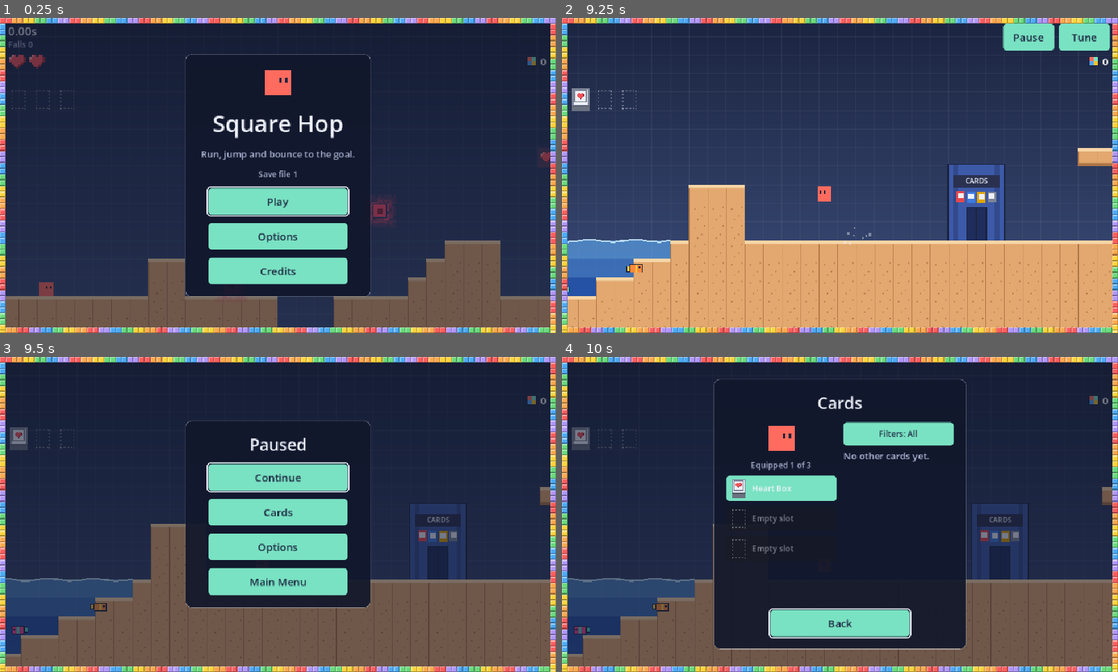
Above: before the commit, frames 1-4 (two rows, left to right).
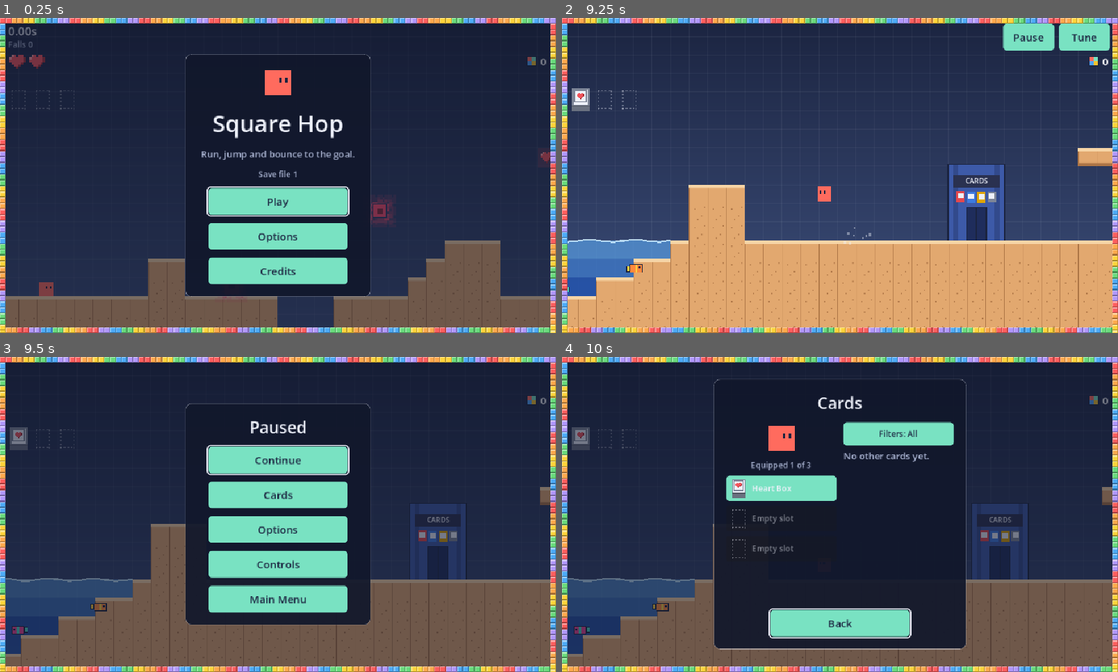
Above: after the commit, the same moments.

Repository: Wut-Lab/Gdtest
Game: Godot game, scene res://scenes/main.tscn
The game is run twice, just before and just after one commit, with the same random seed, the same clock (stepped at 60 frames per second) and the same inputs.
Inputs (mouse positions are in pixels of both pictures, inside the frame that each line leads up to):
- Up to frame 1 (0.25 s): no input
- Up to frame 2 (9.25 s): click "Play" at 0.5 s; click "Back" at 1.25 s; click "Play" at 2 s; click "File 1 · Current New game" at 2.75 s; click (578, 99) at 3.52 s; click (606, 99) at 4.27 s; click (628, 99) at 5.02 s; move the mouse to (962, 159) at 5.77 s; hold D (move_right) 5.78-6.5 s; tap E at 5.85 s; click (962, 159) at 5.92 s; tap W (jump) at 6.02, 6.32, 9.02 s; drag from (728, 191) to (1023, 229) at 6.52 s; move the mouse to (895, 106) at 7.27 s; hold D (move_right) 7.28-8 s; tap P at 7.35 s; click (895, 106) at 7.42 s; drag from (812, 238) to (673, 128) at 8.02 s; move the mouse to (1006, 222) at 8.77 s; hold A (move_left) from 8.78 s (still down); tap Shift at 8.85 s; click (1006, 222) at 8.92 s
- Up to frame 3 (9.5 s): keep holding A (move_left); tap W (jump) at 9.32 s; tap Escape (pause) at 9.4 s
- Up to frame 4 (10 s): release A (move_left) at 9.5 s; click "Cards" at 9.5 s

Frames 1-2 are identical in both runs. In frame 3, 9.8% of the frame differs, in the area x 33-67%, y 14-85%; in frame 4, nothing differs.

Commit message:
Pause menu Controls page; touch bar holds Pause and Tune next to the card buttons and Jump
Co-Authored-By: Claude Opus 5.5 <noreply@anthropic.com>
Claude-Session: https://claude.ai/code/session_013BExeSgTMkMghQD1R6Fe2D

Diff:
--- a/scripts/main.gd
+++ b/scripts/main.gd
@@ -183,6 +183,8 @@
 	_on_screen_changed()
 	_start_music()
 	$TouchControls.bar_changed.connect(_fit_to_bar)
+	$TouchControls.pause_source = hud.pause_button
+	$TouchControls.tune_source = hud.tune_button
 	add_child(ScreenBorder.new())
 	hud.set_pixels(CardCollection.pixels)
 	_setup_web_bridge()
--- a/scripts/pause_menu.gd
+++ b/scripts/pause_menu.gd
@@ -63,6 +63,7 @@
 	_button(paused, "Continue", func() -> void: continue_pressed.emit())
 	_button(paused, "Cards", func() -> void: _show("Equip" if _in_town else "Cards"))
 	_button(paused, "Options", func() -> void: _show("Options"))
+	_button(paused, "Controls", func() -> void: _show("Controls"))
 	_save_quit = _button(paused, "Save and Quit", func() -> void: save_quit_pressed.emit())
 	_save_quit.hide()
 	_quit = _button(paused, "Back to Town", func() -> void: quit_pressed.emit())
@@ -132,7 +133,9 @@
 	_sound_toggle = _button(sound, "Sound: On", _toggle_sound)
 	_button(sound, "Back", func() -> void: _show("Options"))
 
-	for page in [paused, cards, card, equip, filter_page, options, sound]:
+	var controls := _build_controls()
+
+	for page in [paused, cards, card, equip, filter_page, options, sound, controls]:
 		panel.add_child(page)   # only the open page is visible, and the panel fits it
 
 	_music_slider.value_changed.connect(func(v: float) -> void:
@@ -482,7 +485,7 @@
 		match _page:
 			"Sound": _show("Options")
 			"Options": _options_back()
-			"Cards", "Equip": _show("Paused")
+			"Cards", "Equip", "Controls": _show("Paused")
 			"Filters": _show("Equip")
 			"Card": _card_back()
 			_: continue_pressed.emit()
@@ -537,6 +540,44 @@
 
 
 # ---------- Building blocks, so every page looks the same ----------
+
+## Controls page: one table (so the columns line up) of action, keyboard and gamepad, in groups.
+func _build_controls() -> VBoxContainer:
+	var page := _page_box("Controls")
+	page.add_theme_constant_override("separation", 6)
+	var groups := [
+		["Moving", [["Move left / right", "A / D", "D-pad"], ["Jump (hold for higher)", "W or Space", "A"]]],
+		["Card abilities", [["Card slot 1", "J", "X"], ["Card slot 2", "K", "B"], ["Card slot 3", "L", "Y"]]],
+		["Other", [["Pause / back", "Esc or P", "Start"], ["Restart run", "R", "—"], ["Enter a door (town)", "E or W", "—"]]],
+	]
+	var rows := [["", "Keyboard", "Gamepad", "head"]]
+	for g in groups:
+		rows.append([g[0], "", "", "group"])
+		for r in g[1]:
+			rows.append(r + ["row"])
+	var grid := GridContainer.new()
+	grid.columns = 3
+	grid.add_theme_constant_override("h_separation", 22)
+	grid.add_theme_constant_override("v_separation", 1)
+	for row in rows:
+		for i in 3:
+			var l := Label.new()
+			l.text = row[i]
+			l.add_theme_font_size_override("font_size", 15)
+			match row[3]:
+				"head": l.add_theme_color_override("font_color", Color("a9b3d1"))
+				"group": l.add_theme_color_override("font_color", Color("79e2c2"))
+			grid.add_child(l)
+	page.add_child(grid)
+	var note := Label.new()
+	note.text = "Slot keys use the card equipped in that slot, if it has a button."
+	note.add_theme_font_size_override("font_size", 13)
+	note.add_theme_color_override("font_color", Color("a9b3d1"))
+	note.horizontal_alignment = HORIZONTAL_ALIGNMENT_CENTER
+	page.add_child(note)
+	_button(page, "Back", func() -> void: _show("Paused"))
+	return page
+
 
 func _page_box(title: String) -> VBoxContainer:
 	var box := VBoxContainer.new()
--- a/scripts/touch_controls.gd
+++ b/scripts/touch_controls.gd
@@ -13,6 +13,13 @@
 const GAP := 12.0
 const SMALL := Vector2(76, 72)
 const BIG := Vector2(96, 72)
+const MINI := Vector2(64, 33)   # Pause and Tune, stacked in one column
+
+## The HUD's Pause and Tune buttons. While the bar shows, they hide and these bar keys stand in.
+var pause_source: Button
+var tune_source: Button
+var _pause_key: TouchScreenButton
+var _tune_key: TouchScreenButton
 
 @onready var pad: Node2D = $Pad
 @onready var left: TouchScreenButton = $Pad/Left
@@ -44,6 +51,8 @@
 	_setup_key(brick, SMALL, "BRICK", 0.0, Color("e5484d"))
 	_setup_key(angry, SMALL, "ANGRY", 0.0, Color("b8323a"))
 	_setup_key(push, SMALL, "PUSH", 0.0, Color("7d8597"))
+	_pause_key = _mini_key("PAUSE", func() -> void: pause_source.pressed.emit())
+	_tune_key = _mini_key("TUNE", func() -> void: tune_source.pressed.emit())
 	pad.visible = DisplayServer.is_touchscreen_available()
 	set_abilities([])
 	get_viewport().size_changed.connect(_layout)
@@ -75,6 +84,31 @@
 	b.pressed.connect(key.press.bind(true))
 	b.released.connect(key.press.bind(false))
 	_keys[b] = key
+
+
+func _mini_key(text: String, action: Callable) -> TouchScreenButton:
+	var b := TouchScreenButton.new()
+	pad.add_child(b)
+	_setup_key(b, MINI, text, 0.0, Color("2a3354"))
+	_keys[b].font_size = 12
+	b.pressed.connect(func() -> void:
+		if b.visible:
+			action.call())
+	return b
+
+
+## Mirror the HUD's Pause and Tune buttons: show the bar keys only while the source would
+## show, and hide the source while the bar is up.
+func _process(_delta: float) -> void:
+	var bar_up := visible and pad.visible
+	for pair in [[pause_source, _pause_key], [tune_source, _tune_key]]:
+		var src: Button = pair[0]
+		if src == null:
+			continue
+		src.modulate.a = 0.0 if bar_up else 1.0
+		src.mouse_filter = Control.MOUSE_FILTER_IGNORE if bar_up else Control.MOUSE_FILTER_STOP
+		if pair[1].visible != src.visible:
+			pair[1].visible = src.visible
 
 
 ## Dims a card's button while it can't be used (recharging, or Angry at your last heart).
@@ -118,7 +152,7 @@
 	# Card buttons fill in leftward from Jump, only the ones showing. On narrow screens the gaps
 	# between them shrink so they never reach the arrows.
 	var shown := _card_buttons
-	var room := x - BIG.x / 2.0 - (right.position.x + SMALL.x / 2.0 + GAP)
+	var room := x - BIG.x / 2.0 - (right.position.x + SMALL.x / 2.0 + GAP) - MINI.x - GAP
 	var gap := GAP
 	if shown.size() > 0:
 		gap = clampf((room - shown.size() * SMALL.x) / shown.size(), 2.0, GAP)
@@ -127,6 +161,10 @@
 		b.position = Vector2(x, cy)
 		if b.visible:
 			x -= SMALL.x + gap
+	# Pause over Tune, in one column just left of the card buttons.
+	x += SMALL.x / 2.0 - MINI.x / 2.0
+	_pause_key.position = Vector2(x, cy - MINI.y / 2.0 - 3.0)
+	_tune_key.position = Vector2(x, cy + MINI.y / 2.0 + 3.0)
 	# Those were centers; buttons are placed by their top-left corner.
 	for b in _keys:
 		b.position -= _keys[b].key_size / 2.0
--- a/scripts/touch_key.gd
+++ b/scripts/touch_key.gd
@@ -9,6 +9,7 @@
 
 var key_size := Vector2(76, 70)
 var label := ""
+var font_size := 17
 var arrow := 0.0            # -1 left, 1 right, 0 none
 var face := Color("2a3354")
 var text_color := INK
@@ -55,6 +56,6 @@
 			draw_rect(Rect2(x - 2.5, mid.y - h, 5.0, h * 2.0), text_color)
 	elif label != "":
 		var font := ThemeDB.fallback_font
-		var fs := 17
+		var fs := font_size
 		var w := font.get_string_size(label, HORIZONTAL_ALIGNMENT_LEFT, -1, fs).x
 		draw_string(font, mid + Vector2(-w / 2.0, fs * 0.35), label, HORIZONTAL_ALIGNMENT_LEFT, -1, fs, text_color)
